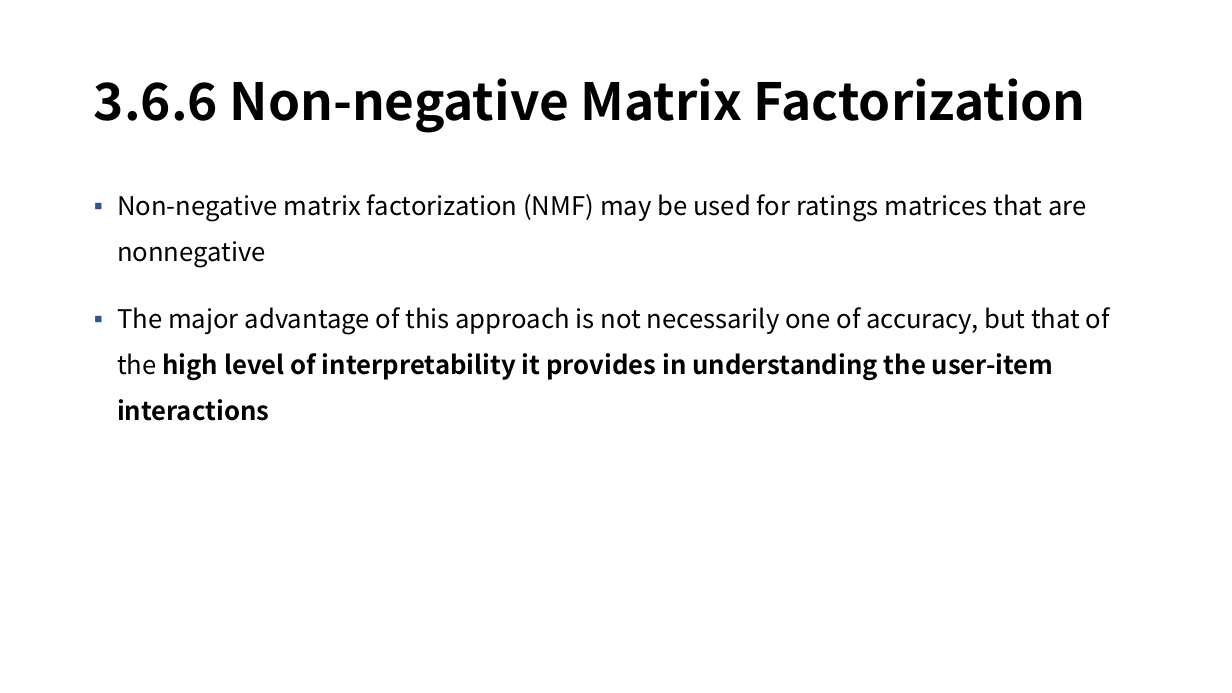
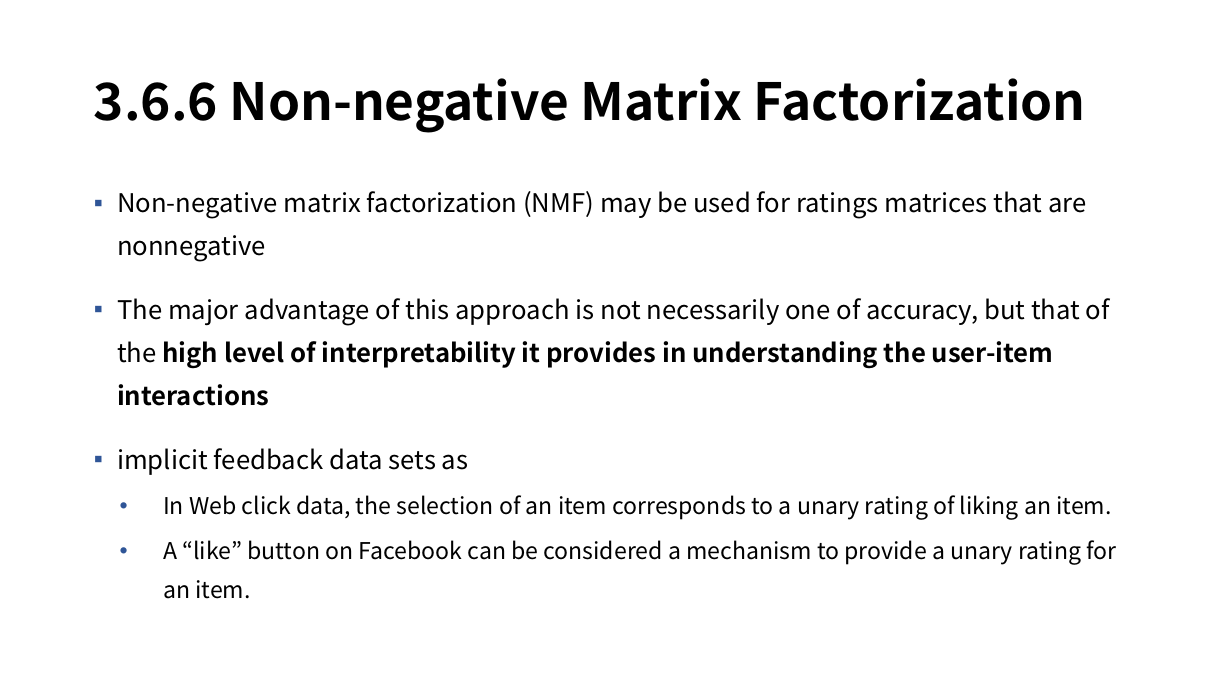
Before and after one commit to mmvv11/GraduateStudies, a slide deck: slide 16 of RecSysStudy/Recommender System ch.3.6.5~.pptx (slide 13 before the commit). Drawn at 1232x693 pixels with LibreOffice and Linux fonts; fonts in the diff are those of the drawing; background and template pictures are left out. Boxes give left, top, right and bottom in pixels: in the first picture for what was removed or moved away, otherwise in the second. Text is boxed around its words. In the diff, an @@ line names an element or a change of style, - is before the commit and + after.

```diff
--- a/RecSysStudy/Recommender System ch.3.6.5~.pptx
+++ b/RecSysStudy/Recommender System ch.3.6.5~.pptx
@@ text at [117, 191, 1110, 406]: line spacing 1.5 to 1.4 @@
@@ text at [117, 448, 1117, 599]: paragraphs added @@
+▪ implicit feedback data sets as
+  • In Web click data, the selection of an item corresponds to a unary rating of liking an item.
+  • A “like” button on Facebook can be considered a mechanism to provide a unary rating for an item.
```
Also in this commit, not shown: 1 other slide changed, 4 slides added, 1 slide removed.
